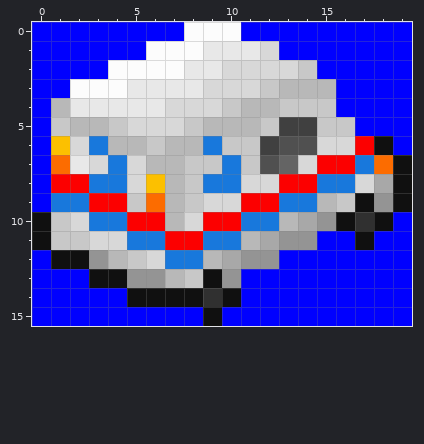
One commit to this pixel-art file: src/gfx/usps/llv/usps_llv_02_closed.aseprite. Above, as it was before the edit.
20x16 pixels, 1 frame.
And afterwards:
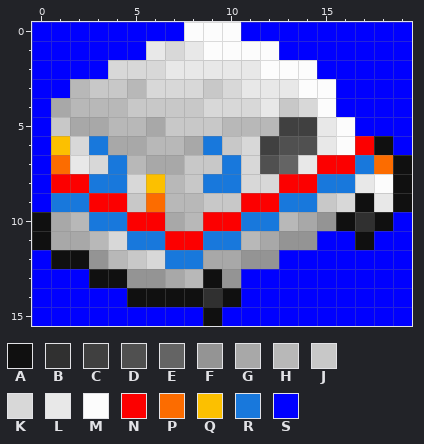
Palette (. is transparent): A #101010  B #303030  C #404040  D #505050  E #646464  F #949494  G #a8a8a8  H #b8b8b8  J #c8c8c8  K #d8d8d8  L #e8e8e8  M #fcfcfc  N #fc0000  P #fc6c00  Q #fcc000  R #1878dc  S #0000ff
Commit message: Overhaul LLV sprite shading & fix bounding box offset
Edits made:
Colour H becomes colour G in row 4 at x 1; in row 5 at x 2 to 3; in row 6 at x 4 to 5 and 8; in row 7 at x 6 to 7; in row 10 at x 7; in row 12 at x 9.
Colour H becomes colour G in row 13 at x 7.
Colour J becomes colour G in row 10 at x 1; in row 11 at x 1 to 2.
Colour K becomes colour G in row 5 at x 6.
Colour J becomes colour H in row 5 at x 4 and 12; in row 6 at x 6; in row 9 at x 8; in row 13 at x 8.
Colour K becomes colour H in row 5 at x 5; in row 7 at x 5; in row 10 at x 2 and 8; in row 11 at x 3.
Colour L becomes colour H in row 3 at x 5; in row 4 at x 2 to 4.
Colour M becomes colour H in row 3 at x 2.
Colour H becomes colour J in row 5 at x 9; in row 9 at x 15.
Colour K becomes colour J in row 3 at x 9; in row 4 at x 7 to 8; in row 5 at x 7; in row 9 at x 9 to 10.
Colour L becomes colour J in row 4 at x 5 to 6.
Colour M becomes colour J in row 3 at x 3 to 4.
Colour H becomes colour K in row 4 at x 11.
Colour J becomes colour K in row 4 at x 10 and 14; in rows 6 to 7 at x 11; in row 9 at x 16.
Colour L becomes colour K in row 3 at x 6 to 8.
Colour M becomes colour K in row 1 at x 7; in row 2 at x 4 to 6.
Colour F becomes colour L in row 9 at x 18.
Colour H becomes colour L in row 3 at x 13; in row 4 at x 12.
Colour J becomes colour L in row 3 at x 12; in row 5 at x 15.
Colour K becomes colour L in row 2 at x 10 to 11; in row 3 at x 11; in row 6 at x 15; in row 7 at x 14; in row 8 at x 17.
Colour M becomes colour L in row 1 at x 6 and 8; in row 2 at x 7.
Colour G becomes colour M in row 8 at x 18.
Colour H becomes colour M in row 3 at x 14 to 15.
Colour J becomes colour M in row 2 at x 14; in row 4 at x 15; in row 5 at x 16.
Colour K becomes colour M in row 1 at x 12; in row 2 at x 12 to 13; in row 6 at x 16.
Colour L becomes colour M in row 1 at x 9 to 11.
Pixel boxes of the changes (left, top, right, bottom) in both pictures:
changed: (51, 41, 393, 288)
